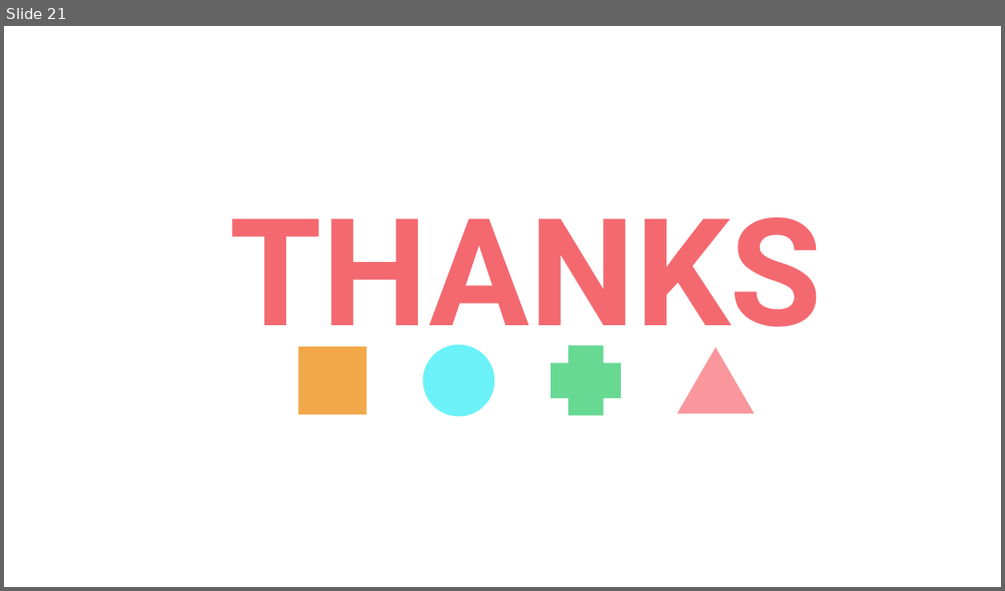
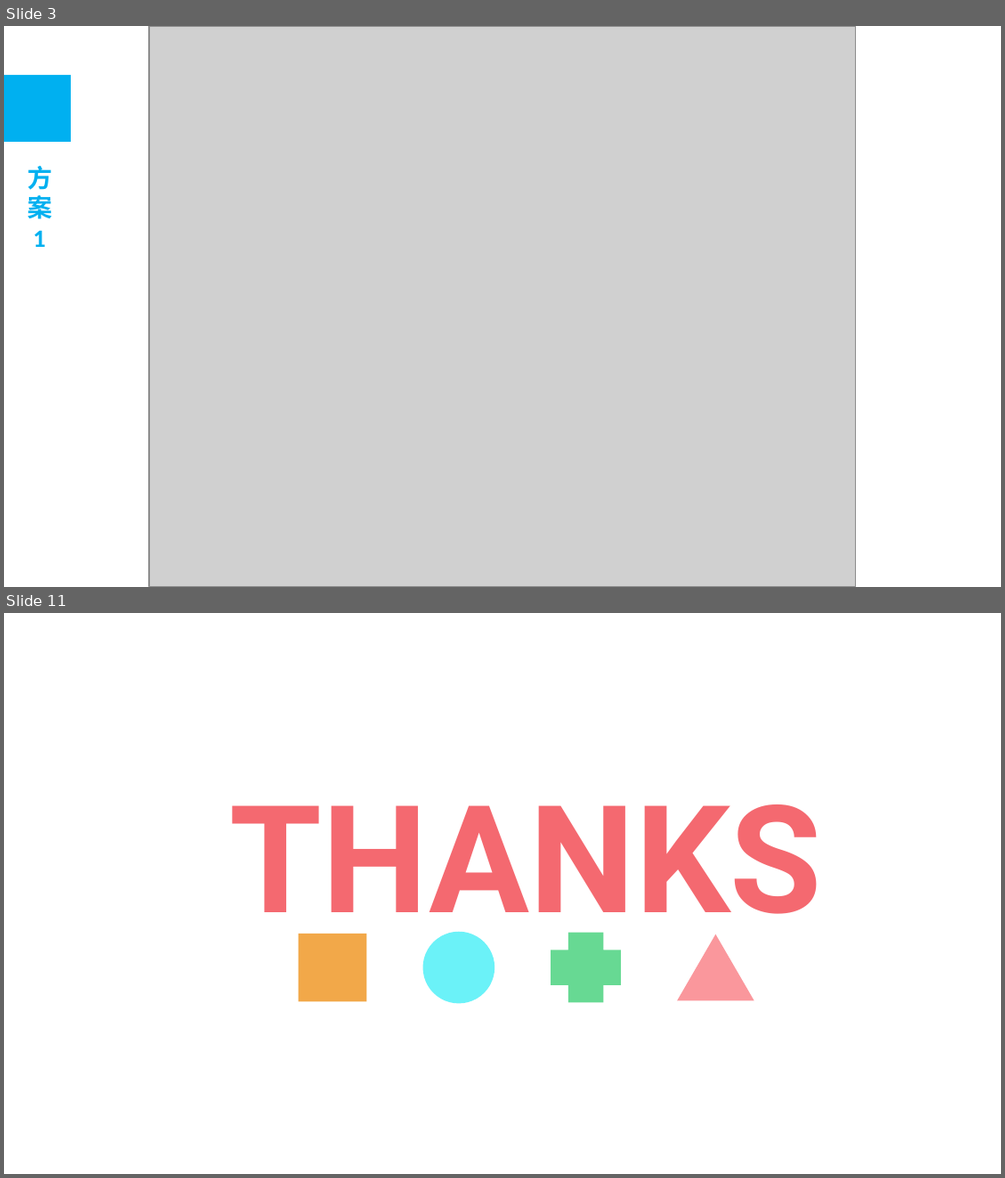
Before and after one commit to thinwind/ebnas, a slide deck: design/ppt/pbgsh.pptx.pptx. Shown one above the other, each under a label of ours: slide 21 before the commit, slides 3 and 11 after it; the slides between them are not shown. The pictures are 1005x591 and 1005x1178 pixels, drawn with LibreOffice and Linux fonts; fonts in the diff are those of the drawing; grey boxes stand for pictures; background and template pictures are left out. Boxes give left, top, right and bottom in pixels: in the first picture for what was removed or moved away, otherwise in the second. Text is boxed around its words. In the diff, an @@ line names an element or a change of style, - is before the commit and + after.

```diff
--- a/design/ppt/pbgsh.pptx.pptx
+++ b/design/ppt/pbgsh.pptx.pptx
@@ slide 3 added at (x1=4, y1=26, x2=1001, y2=587), background picture (left out) @@
@@ picture added at (x1=150, y1=26, x2=857, y2=586) @@
@@ rectangle added at (x1=4, y1=75, x2=71, y2=142), fill #00B0F0 @@
@@ text added at (x1=27, y1=166, x2=52, y2=247), 18 pt, text #00B0F0, bold @@
+方案 1
@@ what was slide 21 is now slide 11 @@
```
Also in this commit, not shown: 9 other slides added, 20 slides removed, 11 other files.
